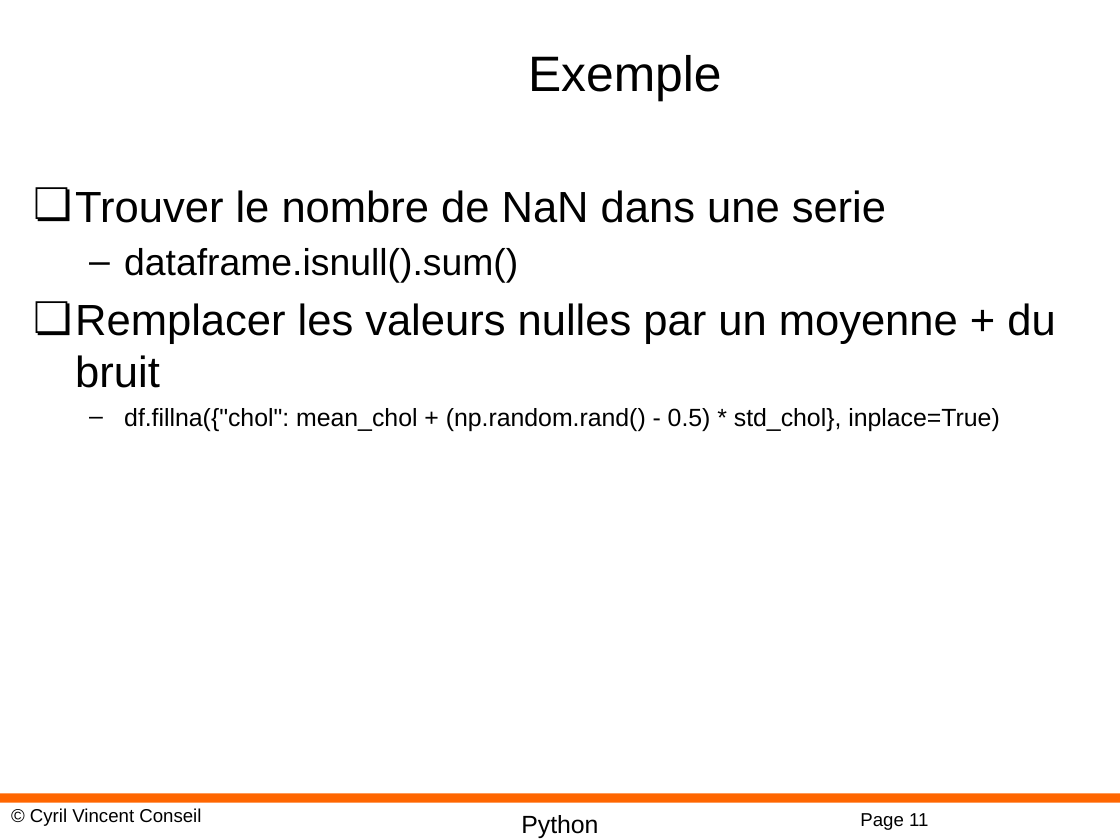
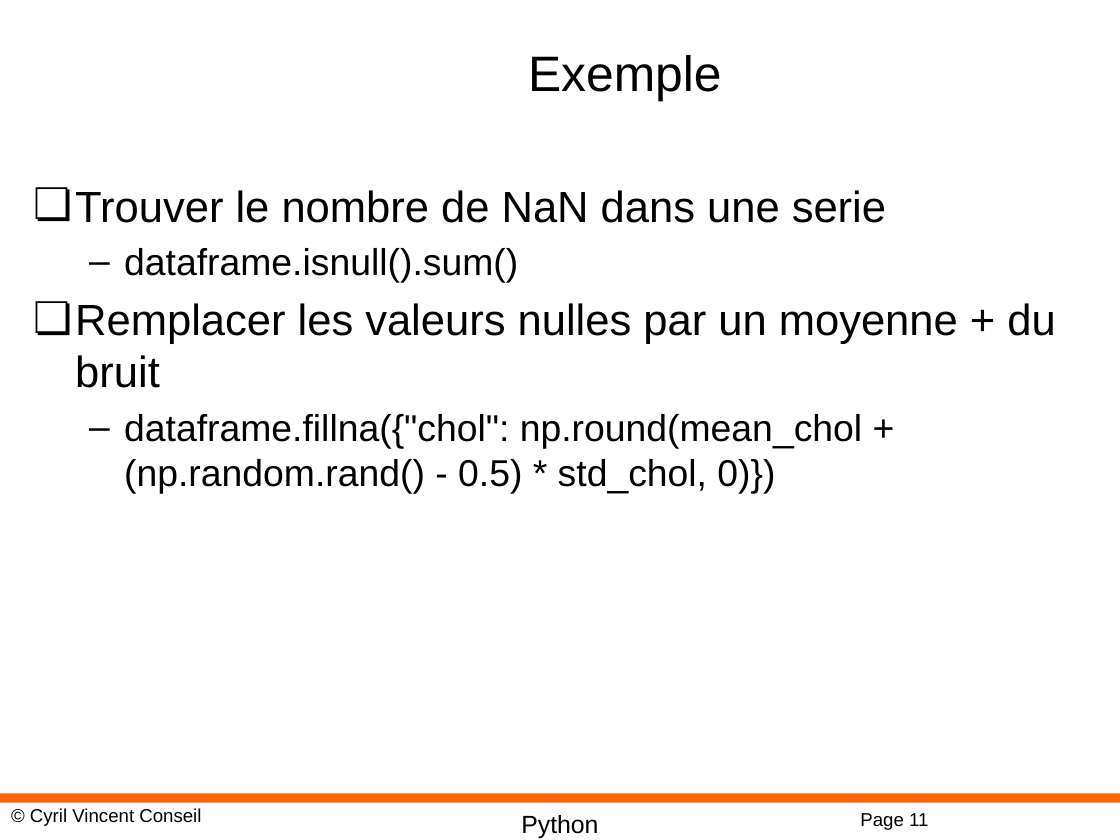
Before and after one commit to cyrilvincent/ML, a slide deck: slide 11 of PPT/PythonMath11-Pandas.pptx. Drawn at 1120x840 pixels with LibreOffice and Linux fonts; fonts in the diff are those of the drawing; background and template pictures are left out. Boxes give left, top, right and bottom in pixels: in the first picture for what was removed or moved away, otherwise in the second. Text is boxed around its words. In the diff, an @@ line names an element or a change of style, - is before the commit and + after.

```diff
--- a/PPT/PythonMath11-Pandas.pptx
+++ b/PPT/PythonMath11-Pandas.pptx
@@ text at (x1=124, y1=414, x2=862, y2=493): text changed; size 16 to 24 pt @@
-  – df.fillna({"chol": mean_chol + (np.random.rand() - 0.5) * std_chol}, inplace=True)
+  – dataframe.fillna({"chol": np.round(mean_chol + (np.random.rand() - 0.5) * std_chol, 0)})
```
Also in this commit, not shown: 7 other files.
